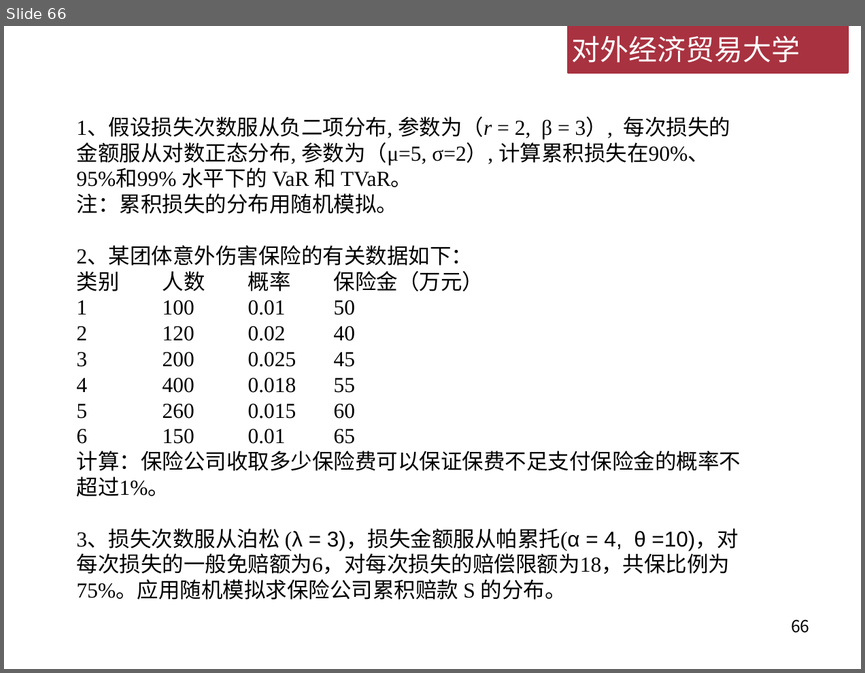
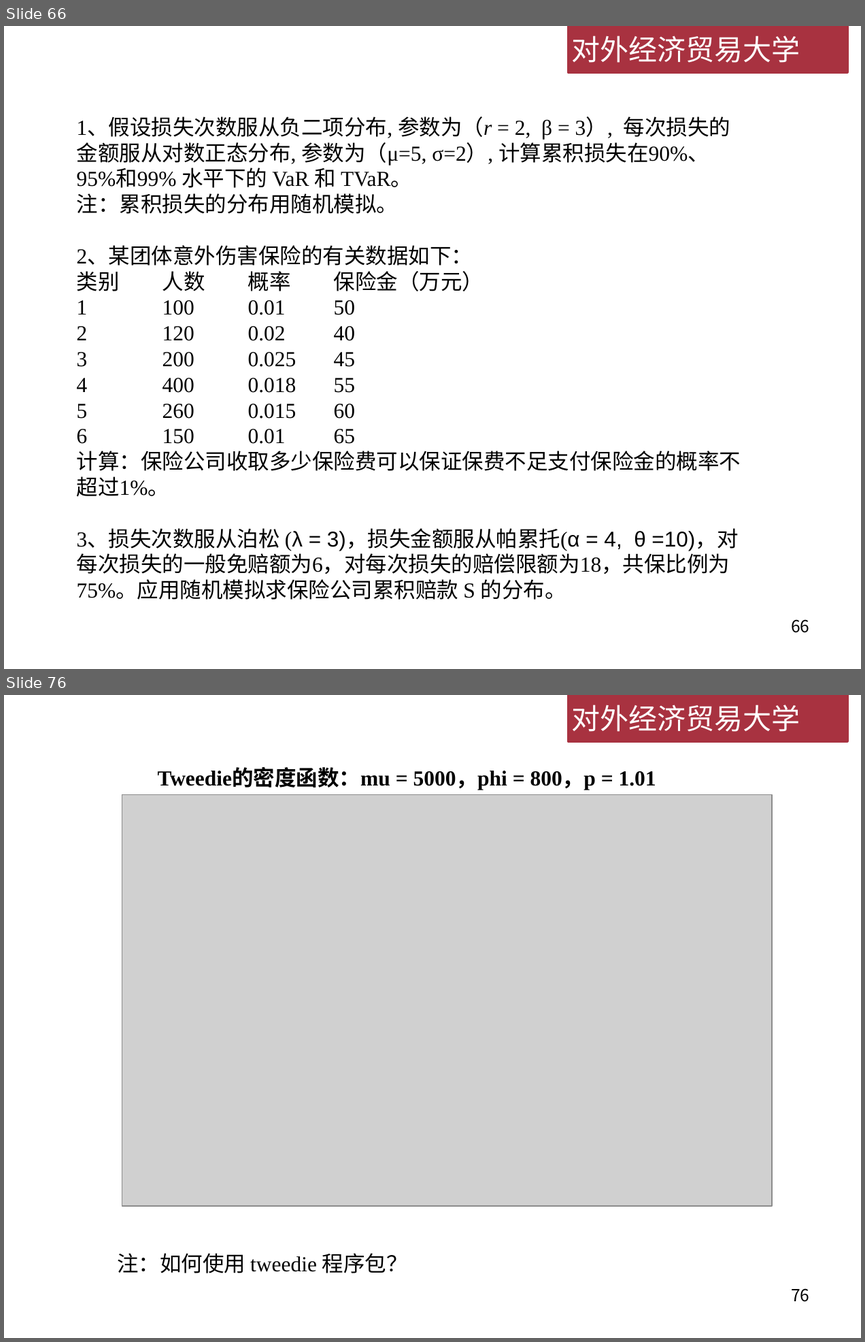
Before and after one commit to lizhengxiao/Non-life-Insurance-Actuarial-Science, a slide deck: Lectures/Week 6 - 累积损失模型.pptx. Shown one above the other, each under a label of ours: slide 66 before the commit, slides 66 and 76 after it; the slides between them are not shown. The pictures are 865x673 and 865x1342 pixels, drawn with LibreOffice and Linux fonts; fonts in the diff are those of the drawing; grey boxes stand for pictures; background and template pictures are left out. Boxes give left, top, right and bottom in pixels: in the first picture for what was removed or moved away, otherwise in the second. Text is boxed around its words. In the diff, an @@ line names an element or a change of style, - is before the commit and + after.

```diff
--- a/Lectures/Week 6 - 累积损失模型.pptx
+++ b/Lectures/Week 6 - 累积损失模型.pptx
@@ slide 76 added at [4,695,861,1338], background #FFFFFF; not listed: 2 template elements that a slide beside it also shows @@
@@ text added at [158,768,656,790], 18 pt, text #000000, bold @@
+Tweedie的密度函数：mu = 5000，phi = 800，p = 1.01
@@ picture added at [122,794,772,1206] @@
@@ text added at [117,1253,408,1273], 18 pt, text #000000 @@
+注：如何使用 tweedie 程序包？
@@ page number added at [791,1288,809,1302], 14 pt, text #000000 @@
+76
```
Also in this commit, not shown: 5 slides changed, 9 other slides added, 2 other files.
